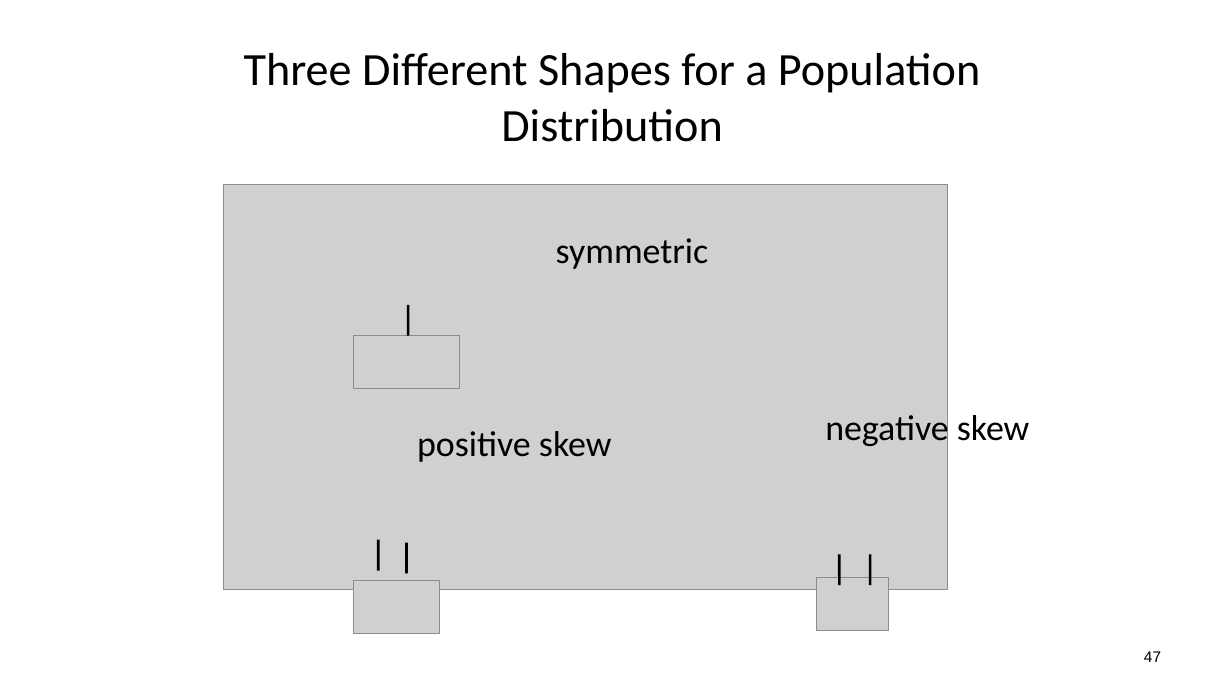
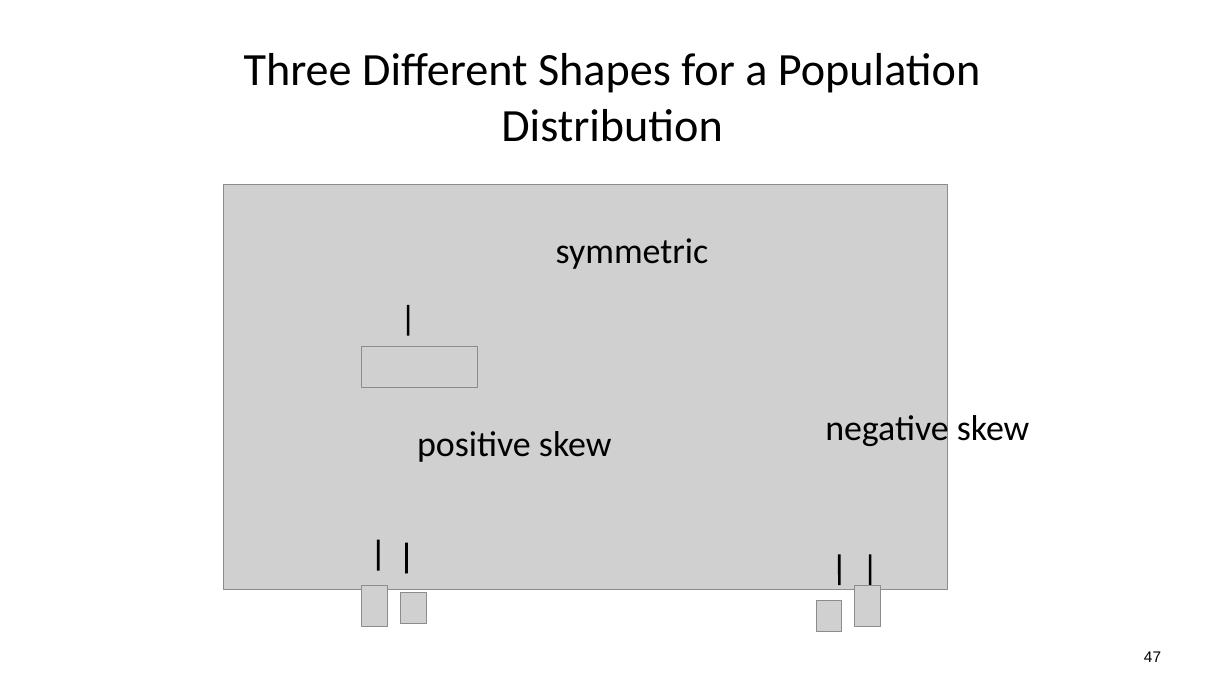
Before and after one commit to pleu/26s-engr0021, a slide deck: slide 47 of 2-class/Ch01_DescriptiveStatistics.pptx. Drawn at 1232x693 pixels with LibreOffice and Linux fonts; fonts in the diff are those of the drawing; grey boxes stand for pictures. Boxes give left, top, right and bottom in pixels: in the first picture for what was removed or moved away, otherwise in the second. Text is boxed around its words. In the diff, an @@ line names an element or a change of style, - is before the commit and + after.

```diff
--- a/2-class/Ch01_DescriptiveStatistics.pptx
+++ b/2-class/Ch01_DescriptiveStatistics.pptx
@@ picture: place and size @@
-picture at (354, 335, 459, 388)
+picture at (362, 347, 478, 387)
@@ picture removed at (354, 581, 440, 634) @@
@@ picture added at (362, 585, 388, 626) @@
@@ picture added at (400, 593, 426, 624) @@
@@ picture removed at (816, 578, 888, 630) @@
@@ picture added at (855, 585, 881, 626) @@
@@ picture added at (816, 601, 842, 631) @@
```
Also in this commit, not shown: 1 other file.
